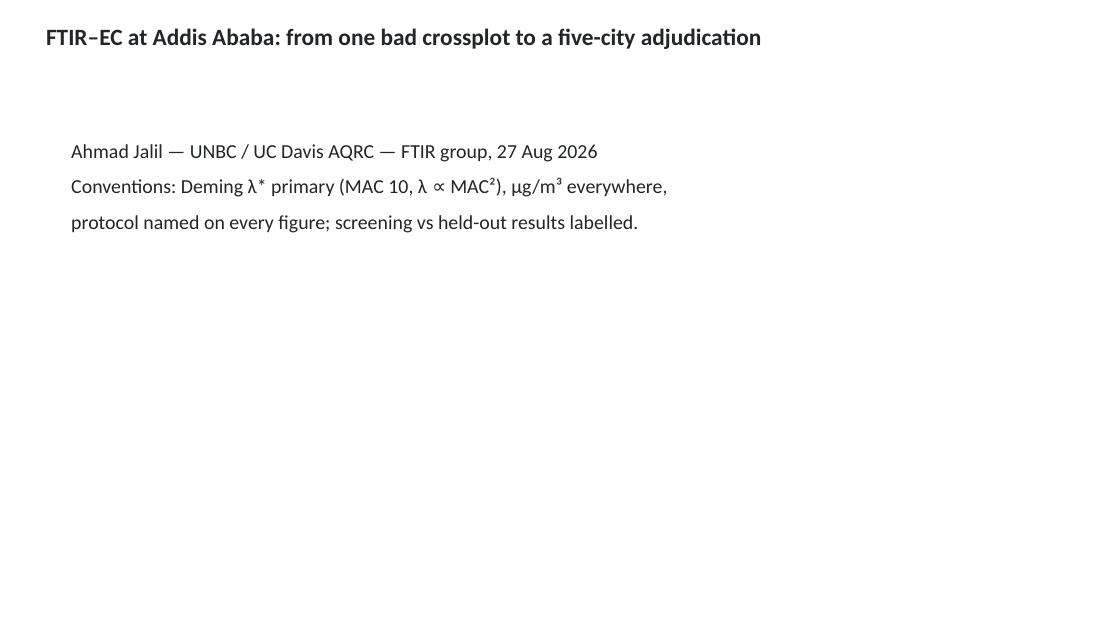
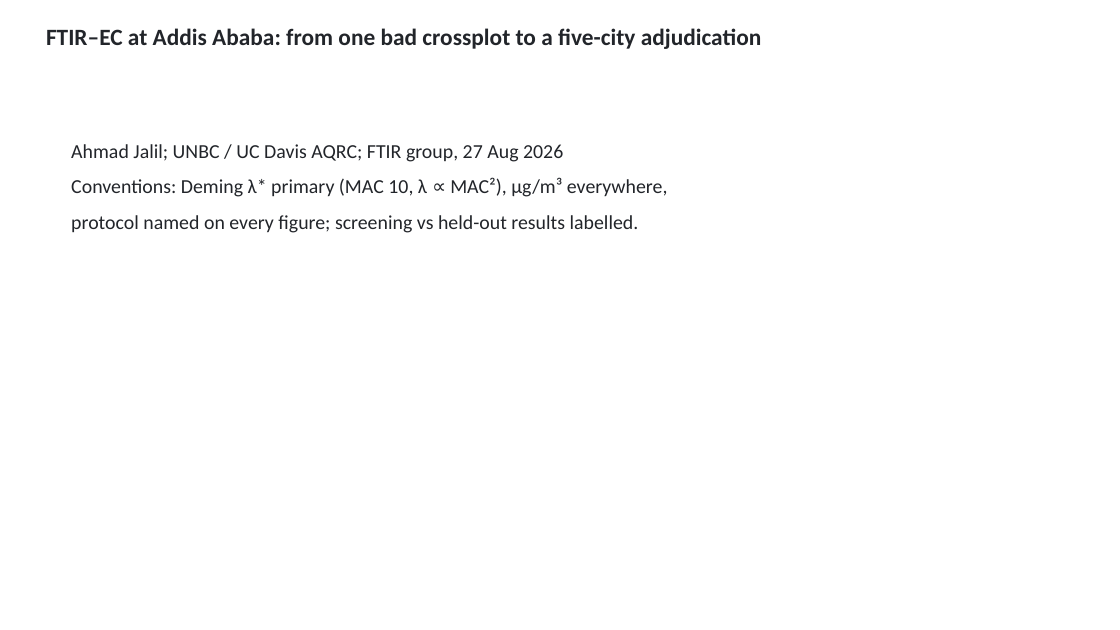
Before and after one commit to ahzs645/aethmodular, a slide deck: slide 1 of deliverables/ftir_group_2026-08-27/ftir_group_2026-08-27.pptx. Drawn at 1120x630 pixels with LibreOffice and Linux fonts; fonts in the diff are those of the drawing. Boxes give left, top, right and bottom in pixels: in the first picture for what was removed or moved away, otherwise in the second. Text is boxed around its words. In the diff, an @@ line names an element or a change of style, - is before the commit and + after.

```diff
--- a/deliverables/ftir_group_2026-08-27/ftir_group_2026-08-27.pptx
+++ b/deliverables/ftir_group_2026-08-27/ftir_group_2026-08-27.pptx
@@ text at [71, 144, 563, 162]: text changed @@
-Ahmad Jalil — UNBC / UC Davis AQRC — FTIR group, 27 Aug 2026
+Ahmad Jalil; UNBC / UC Davis AQRC; FTIR group, 27 Aug 2026
```
Also in this commit, not shown: 22 other slides changed, 3 slides added, 2 slides removed, 6 other files.
